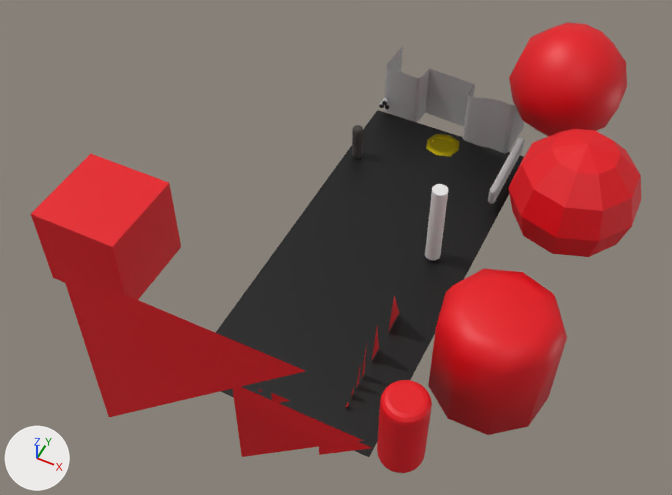
An edit to the glTF model Assets/World/LevelModules/SimpleGeometry.glb, drawn before and after from the same camera.
The view is the same before and after, from a 50 mm lens placed at (30.8, -57.7, 89.2), pointed at (-2.8, 9.5, 5.3). The axes (+X, +Y, +Z) are drawn at lower left. The lights are the same throughout. Where no turn or scale is listed for an object, it has been applied to the vertices. Vertices at the same position are counted once.

Before the edit, the objects in view are built like this:
```python
me_cube_001 = bpy.data.meshes.new('Cube.001')
me_cube_001.from_pydata(...)  # a box spanning x -31.95..-20.86, y -8.44..2.65, z 3.14..14.23
me_cube_001.materials.append(mat_material_002)  # red #e70013
me_cube_012 = bpy.data.meshes.new('Cube.012')
me_cube_012.from_pydata(...)  # 144 vertices, 284 faces; spans x 9.97..10.87, y 28.03..40.15, z 1.39..4.15
# faces by material slot: [238, 46]
me_cube_012.materials.append(mat_lightbasewall)  # grey #b1b1b1
me_cube_012.materials.append(mat_metal)  # grey #858585
# before: 67 (10.55, 28.77, 4.15) at pixel (495, 188), 111 (10.15, 31.89, 4.15) at pixel (500, 172), 113 (10.15, 34.82, 4.15) at pixel (507, 158), 114 (10.15, 36.29, 4.15) at pixel (511, 152), 115 (10.15, 37.75, 4.15) at pixel (515, 145)
me_cube_018 = bpy.data.meshes.new('Cube.018')
me_cube_018.from_pydata(...)  # 140 vertices, 216 faces; spans x -11.0..9.2, y 39.8..46.7, z -0.2..9.0
me_cube_018.materials.append(mat_lightbase_001)  # grey #b1b1b1
me_cylinder_002 = bpy.data.meshes.new('Cylinder.002')
me_cylinder_002.from_pydata(...)  # a 32-sided cylinder along z spanning x -0.97..0.97, y -0.97..0.97, z 0.48..12.03
ob_cube = bpy.data.objects.new('Cube', me_cube_001)
ob_cube.location = (0.0, 0.0, 0.0)
ob_cylinder_002 = bpy.data.objects.new('Cylinder.002', me_cylinder_002)
ob_cylinder_002.location = (6.7, 17.7, 0.0)
ob_teamfortress_001 = bpy.data.objects.new('TeamFortress.001', me_cube_018)
ob_teamfortress_001.location = (0.0, 0.0, 0.0)
ob_wall_018 = bpy.data.objects.new('Wall.018', me_cube_012)
ob_wall_018.location = (0.0, 0.0, 0.0)
# also in view: 'Plane.002' at (-4.8, -18.5, 9.6); 'Sphere.001' at (14.4, 42.0, 13.5); 'Plane' at (0.0, 14.6, 0.0); 'Plane.001' at (6.1, -17.0, 5.7); 'Sphere' at (21.2, 22.5, 13.5)
```
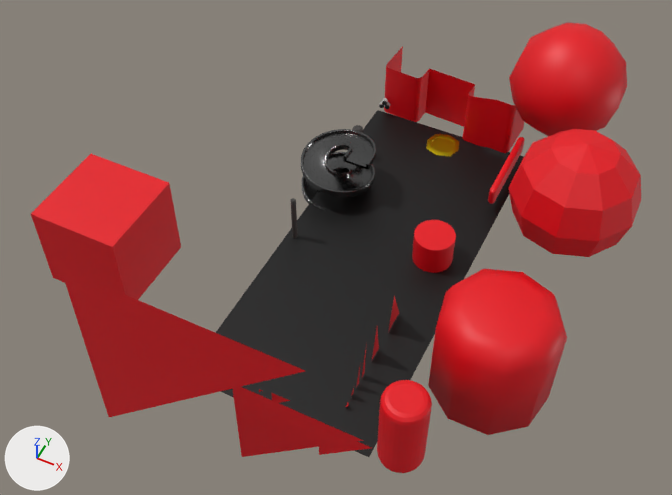
The newer file is also turned or shifted as a whole; pictures and numbers use the older file's frame.

Location of each change, (x1, y1, x2, y2) in pixels of the pictures (672 x 495 px; the box of a moved part takes in the faces that stretch with it):
'TeamFortress.001', recoloured (grey to red): (384, 46, 524, 153) in both
'Sprital ramp', added: after (301, 129, 376, 211)
'Cylinder.002', recoloured, mesh rescaled (80% wider, 30% shorter): before (425, 184, 449, 260); after (412, 220, 456, 273)
'Cylinder.007', added: after (290, 198, 298, 238)
part 2 of me_cube_012, moved or reshaped: (496, 150, 513, 185) in both
part 3 of me_cube_012, recoloured (grey to red): (488, 137, 525, 204) in both

Diff of the bpy script that builds the scene:
```diff
--- a/Assets/World/LevelModules/SimpleGeometry.glb.py
+++ b/Assets/World/LevelModules/SimpleGeometry.glb.py
@@ mat_metal_001 @@
+mat_metal_001 = principled_material('Metal.001')
+mat_metal_001.base_color = (0.142, 0.142, 0.142)  # dark grey #696969
+mat_metal_001.metallic = 1.0
+mat_metal_001.roughness = 0.237
@@ mat_darkbase @@
+mat_darkbase = principled_material('DarkBase')
+mat_darkbase.base_color = (0.0637, 0.058, 0.0549)  # dark grey #474442
+mat_darkbase.roughness = 0.925
@@ me_cylinder_002 @@
 me_cylinder_002.from_pydata(...)  # 64 vertices, 124 faces; spans x -0.97..0.97, y -0.97..0.97, z 0.48..12.03
 # used by ob_cylinder_002; location = (6.7, 17.7, 0.0)
+# me_cylinder_002 part 1: the whole mesh is scaled about its middle by (2.65, 2.65, 0.363), then moved by (0.0, 0.0, -4.15)
+me_cylinder_002.materials.append(mat_material_002)  # red #e70013
@@ me_cube_018 @@
 me_cube_018.from_pydata(...)  # 140 vertices, 216 faces; spans x -11.0..9.2, y 39.8..46.7, z -0.2..9.0
-me_cube_018.materials.append(mat_lightbase_001)  # grey #b1b1b1
+me_cube_018.materials.append(mat_material_002)  # red #e70013
@@ me_cube_012 @@
 me_cube_012.from_pydata(...)  # 144 vertices, 284 faces; spans x 9.97..10.87, y 28.03..40.15, z 1.39..4.15
 # used by ob_wall_018; location = (0.0, 0.0, 0.0)
 # verts and faces of me_cube_012; kept vertices keep their numbers, new ones are numbered from 144
+# me_cube_012 part 2
+delete_faces([(113, 115, 114), (111, 115, 113), (67, 115, 111)])
+faces += [(111, 114, 113), (67, 115, 114), (67, 114, 111)]  # mat_material_002 (red #e70013)
+# me_cube_012 part 3: 235 faces spanning x 9.97..10.87, y 28.03..40.15, z 1.72..4.15 switch from mat_lightbasewall (grey #b1b1b1) to mat_material_002 (red #e70013)
 me_cube_012.materials.append(mat_metal)
@@ me_plane_007 @@
+me_plane_007.from_pydata(...)  # 1664 vertices, 3268 faces; spans x -14.67..-4.73, y 4.61..14.56, z -0.89..7.17
+me_plane_007.materials.append(mat_metal_001)  # dark grey #696969
@@ me_cylinder_060 @@
+me_cylinder_060.from_pydata(...)  # 140 vertices, 276 faces; spans x -10.91..-10.25, y -1.55..-0.86, z -0.23..6.73
+me_cylinder_060.materials.append(mat_darkbase)  # dark grey #474442
@@ ob_sprital_ramp @@
+ob_sprital_ramp = bpy.data.objects.new('Sprital ramp', me_plane_007)
+ob_sprital_ramp.location = (0.0, 14.2, 0.0)
@@ ob_cylinder_007 @@
+ob_cylinder_007 = bpy.data.objects.new('Cylinder.007', me_cylinder_060)
+ob_cylinder_007.location = (0.0, 14.2, 0.0)
```
